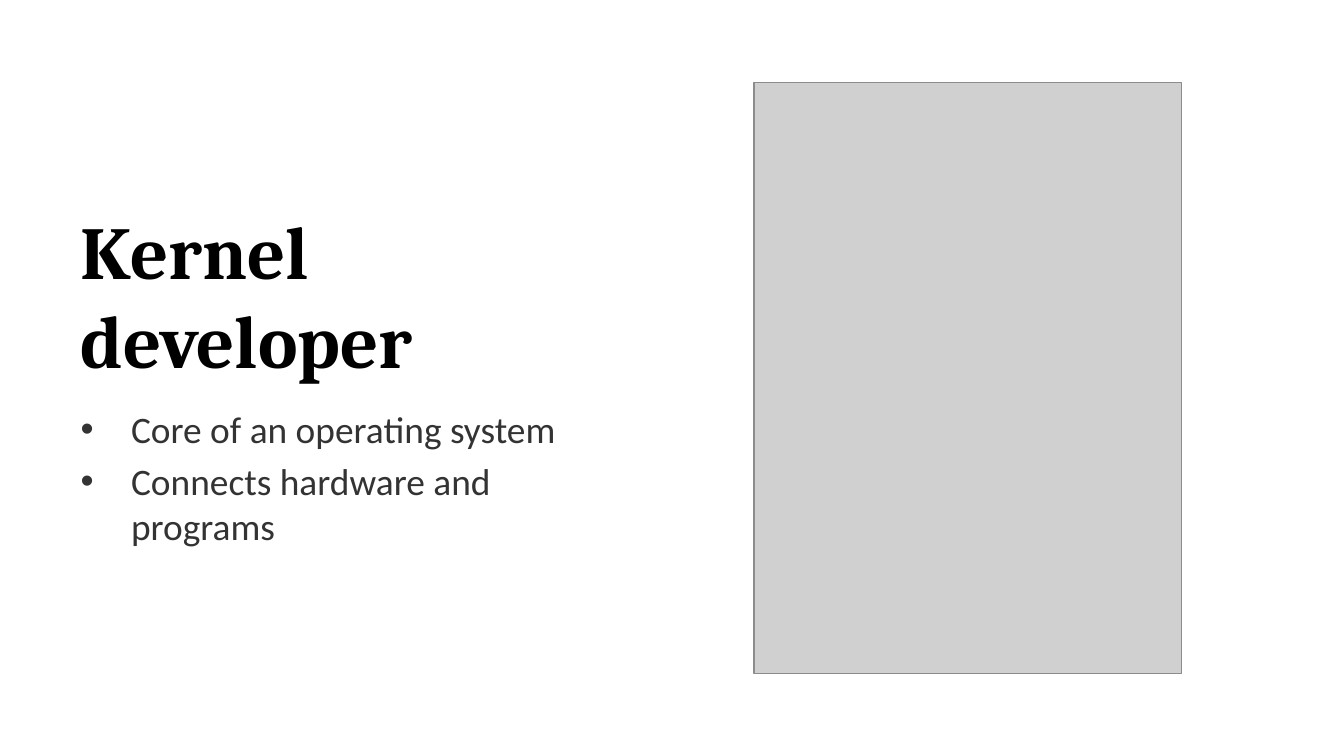
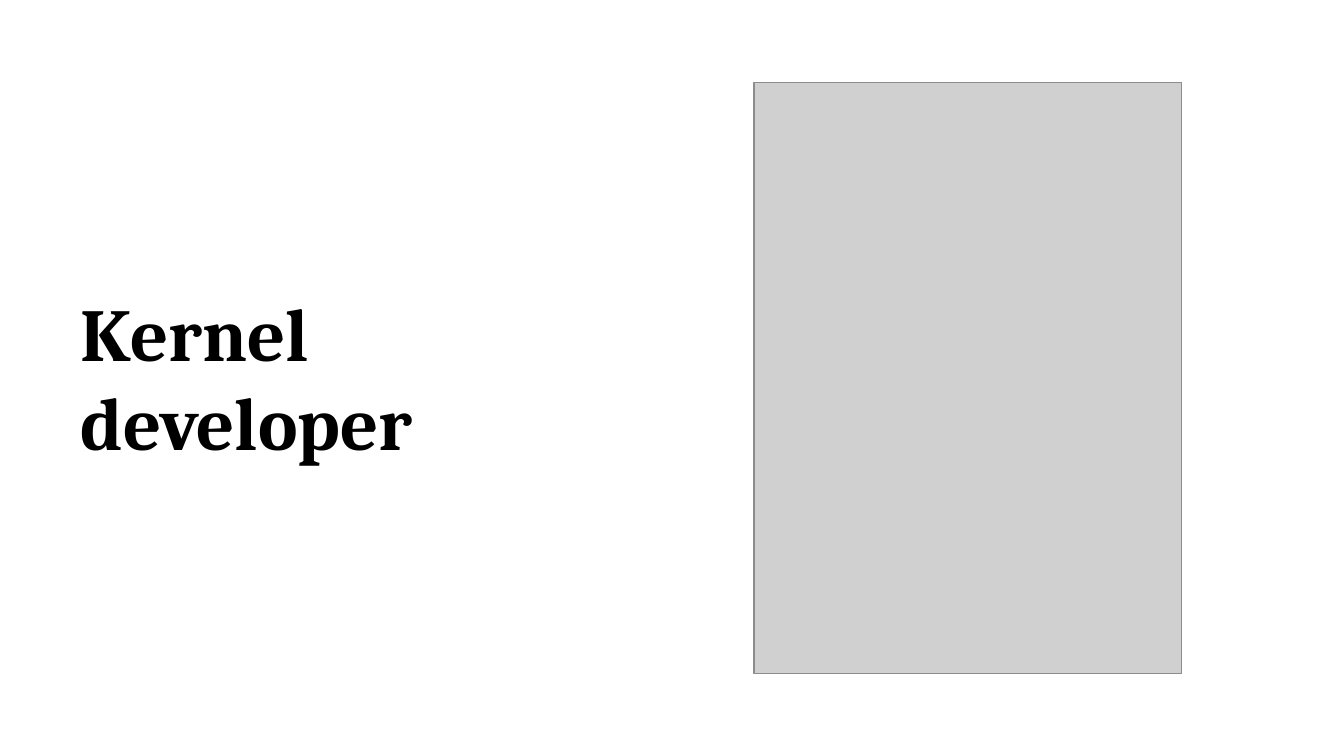
Before and after one commit to promilek2/Najs, a slide deck: slide 5 of Linus_Torvalds.pptx. Drawn at 1344x756 pixels with LibreOffice and Linux fonts; fonts in the diff are those of the drawing; grey boxes stand for pictures. Boxes give left, top, right and bottom in pixels: in the first picture for what was removed or moved away, otherwise in the second. Text is boxed around its words. In the diff, an @@ line names an element or a change of style, - is before the commit and + after.

```diff
--- a/Linus_Torvalds.pptx
+++ b/Linus_Torvalds.pptx
@@ text at (x1=131, y1=417, x2=555, y2=547): paragraphs removed @@
-• Core of an operating system
-• Connects hardware and programs
```
Also in this commit, not shown: 7 other slides changed, 1 other file.
